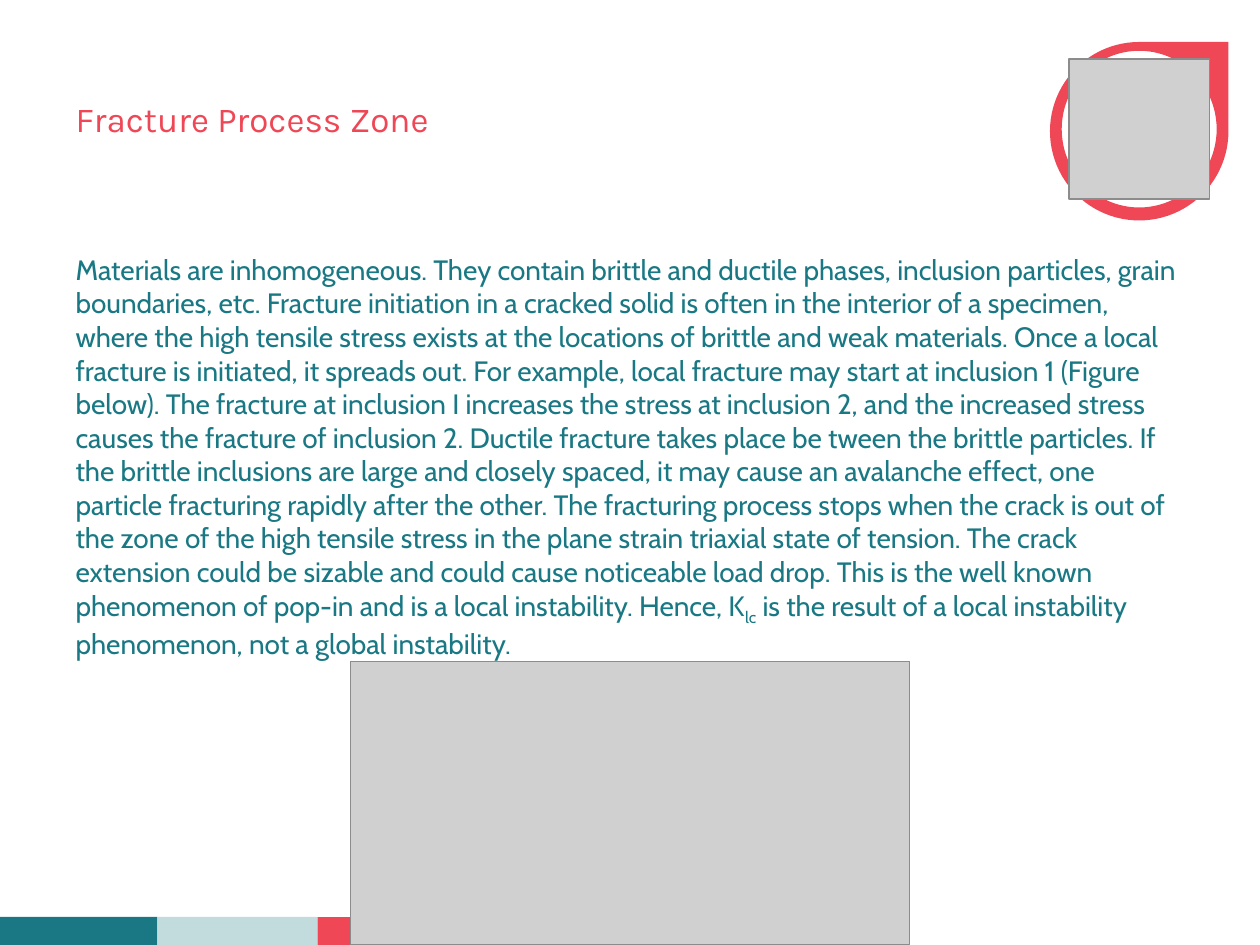
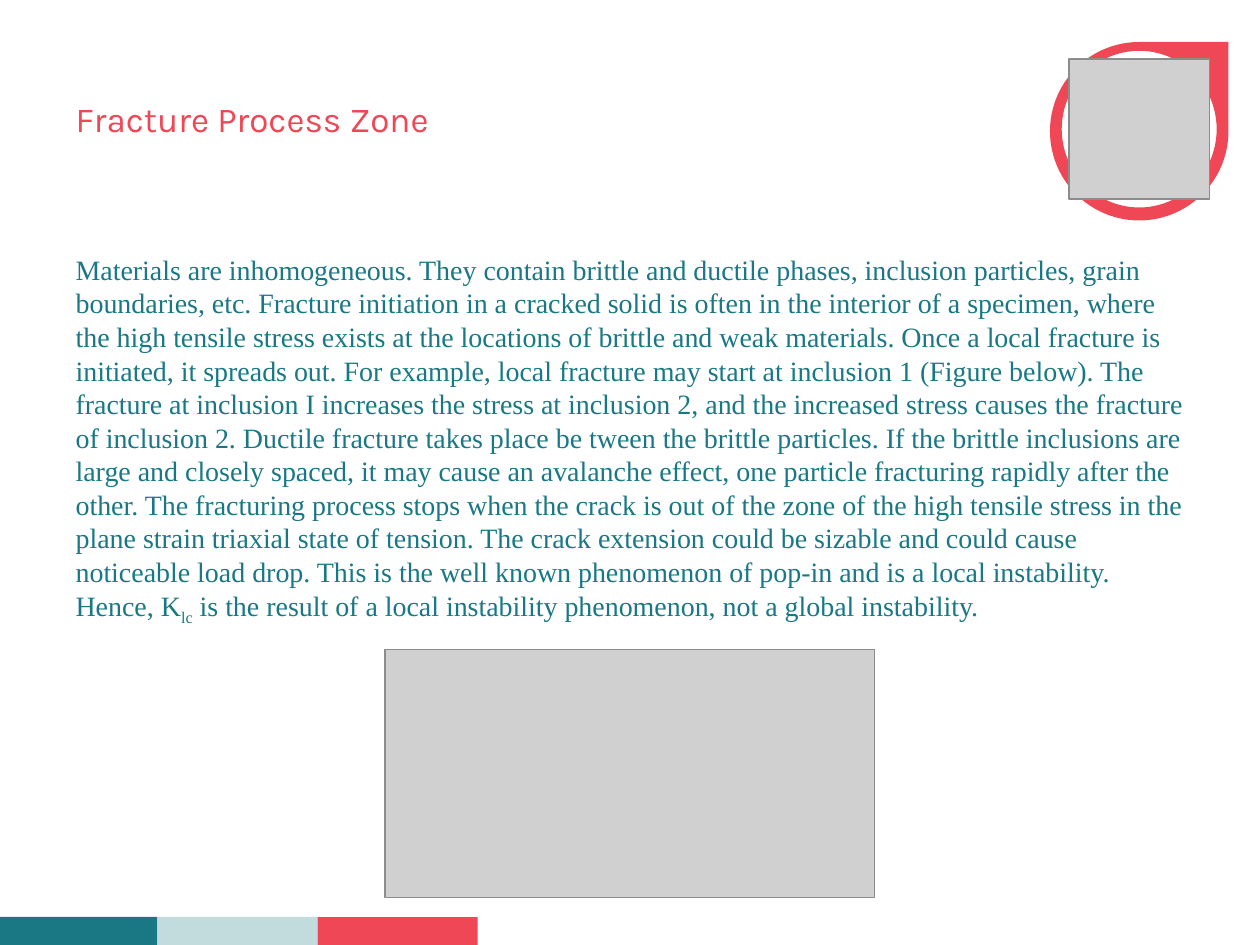
Before and after one commit to Abhinandan1996/seminar, a slide deck: slide 10 of seminar.pptx. Drawn at 1260x945 pixels with LibreOffice and Linux fonts; fonts in the diff are those of the drawing; grey boxes stand for pictures; background and template pictures are left out. Boxes give left, top, right and bottom in pixels: in the first picture for what was removed or moved away, otherwise in the second. Text is boxed around its words. In the diff, an @@ line names an element or a change of style, - is before the commit and + after.

```diff
--- a/seminar.pptx
+++ b/seminar.pptx
@@ text "Materials are inhomogeneous. They contain ..." at bbox=[76, 260, 1183, 621]: font Cabin to Times New Roman @@
@@ picture: place and size @@
-picture at bbox=[350, 662, 910, 945]
+picture at bbox=[386, 649, 876, 897]
```
Also in this commit, not shown: 12 other slides changed, 6 slides added, 1 slide removed, 6 other files.
